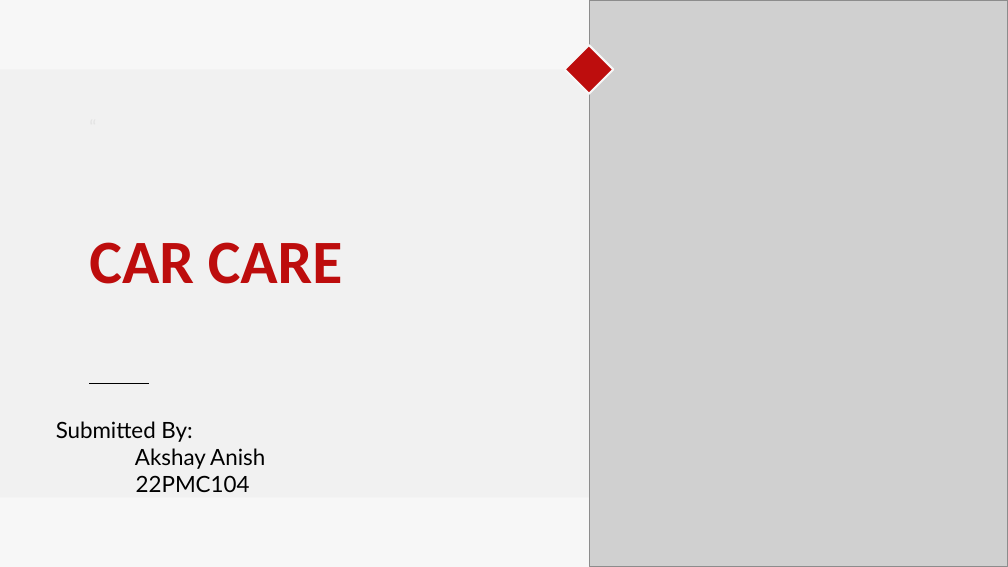
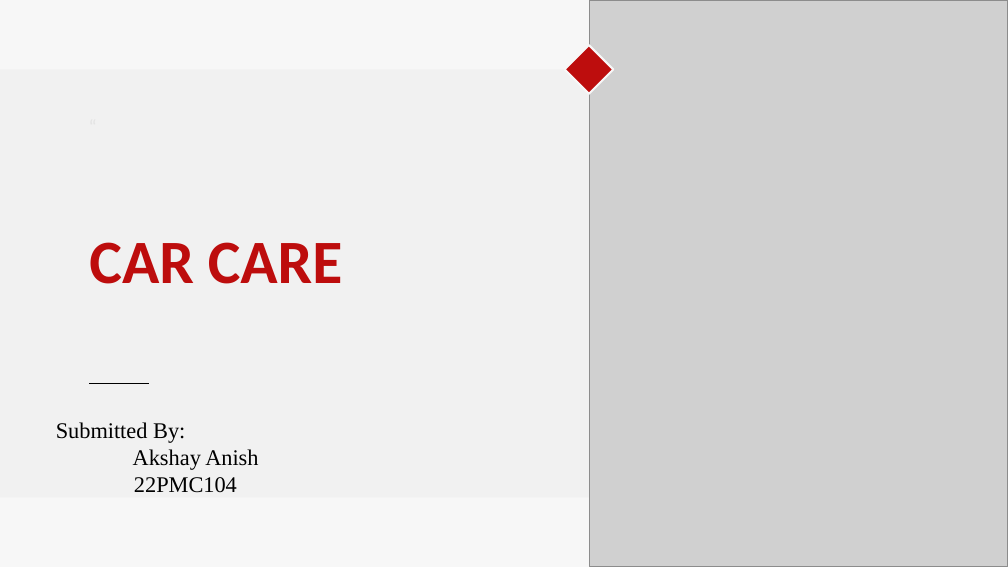
Before and after one commit to akshayanish2610/MINI-PROJECT, a slide deck: slide 1 of Presentation/car care.pptx. Drawn at 1008x567 pixels with LibreOffice and Linux fonts; fonts in the diff are those of the drawing; grey boxes stand for pictures. Boxes give left, top, right and bottom in pixels: in the first picture for what was removed or moved away, otherwise in the second. Text is boxed around its words. In the diff, an @@ line names an element or a change of style, - is before the commit and + after.

```diff
--- a/Presentation/car care.pptx
+++ b/Presentation/car care.pptx
@@ subtitle "Submitted By:" at <box>56,422,258,493</box>: font Lato to Times New Roman @@
```
Also in this commit, not shown: 10 other slides changed, 5 slides added, 4 slides removed.
